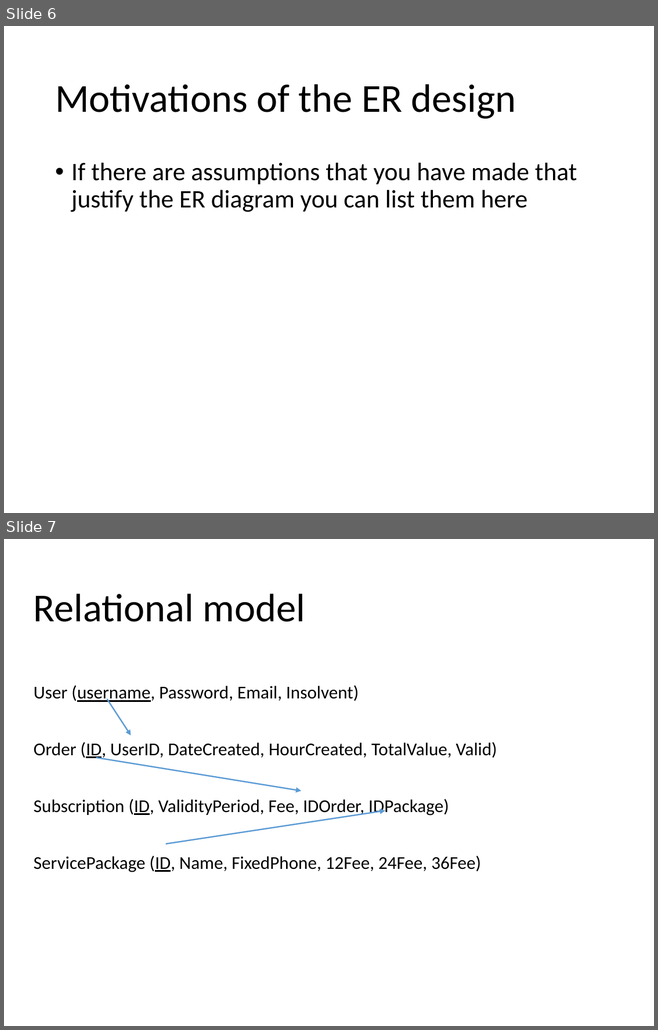
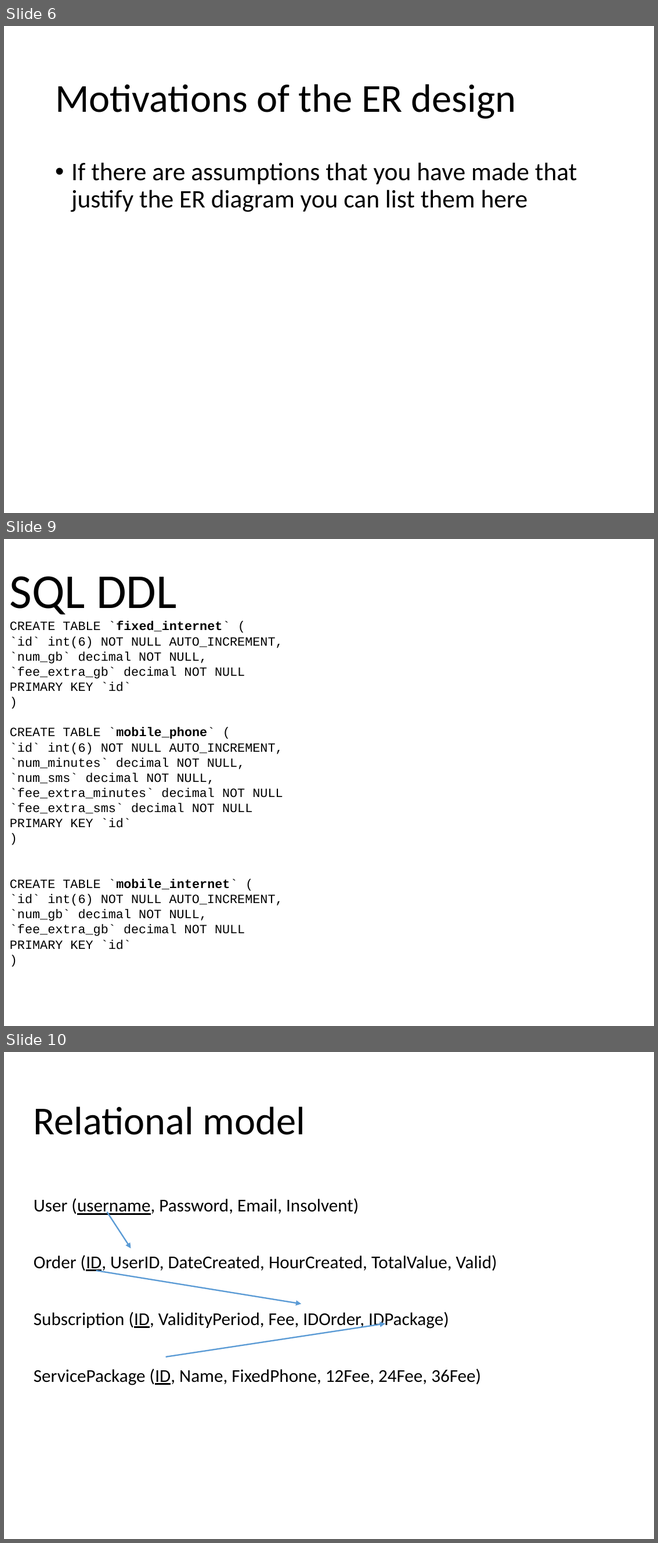
Before and after one commit to marcozetaa/TelcoService, a slide deck: UML/TemplateProjectDocumentation.pptx. Shown one above the other, each under a label of ours: slides 6 and 7 before the commit, slides 6, 9 and 10 after it; the slides between them are not shown. The pictures are 658x1030 and 658x1543 pixels, drawn with LibreOffice and Linux fonts; fonts in the diff are those of the drawing. Boxes give left, top, right and bottom in pixels: in the first picture for what was removed or moved away, otherwise in the second. Text is boxed around its words. In the diff, an @@ line names an element or a change of style, - is before the commit and + after.

```diff
--- a/UML/TemplateProjectDocumentation.pptx
+++ b/UML/TemplateProjectDocumentation.pptx
@@ slide 9 added at [4, 539, 654, 1026], background #FFFFFF @@
@@ text added at [10, 576, 283, 950], 14 pt, text #000000 @@
+SQL DDL
+CREATE TABLE `fixed_internet` (
+`id` int(6) NOT NULL AUTO_INCREMENT,
+`num_gb` decimal NOT NULL,
+`fee_extra_gb` decimal NOT NULL
+PRIMARY KEY `id`
+)
+CREATE TABLE `mobile_phone` (
+`id` int(6) NOT NULL AUTO_INCREMENT,
+`num_minutes` decimal NOT NULL,
+`num_sms` decimal NOT NULL,
+`fee_extra_minutes` decimal NOT NULL
+`fee_extra_sms` decimal NOT NULL
+PRIMARY KEY `id`
+)
+CREATE TABLE `mobile_internet` (
+`id` int(6) NOT NULL AUTO_INCREMENT,
+`num_gb` decimal NOT NULL,
+`fee_extra_gb` decimal NOT NULL
+PRIMARY KEY `id`
+)
@@ what was slide 7 is now slide 10 @@
```
Also in this commit, not shown: 2 other slides added, 10 other files.
